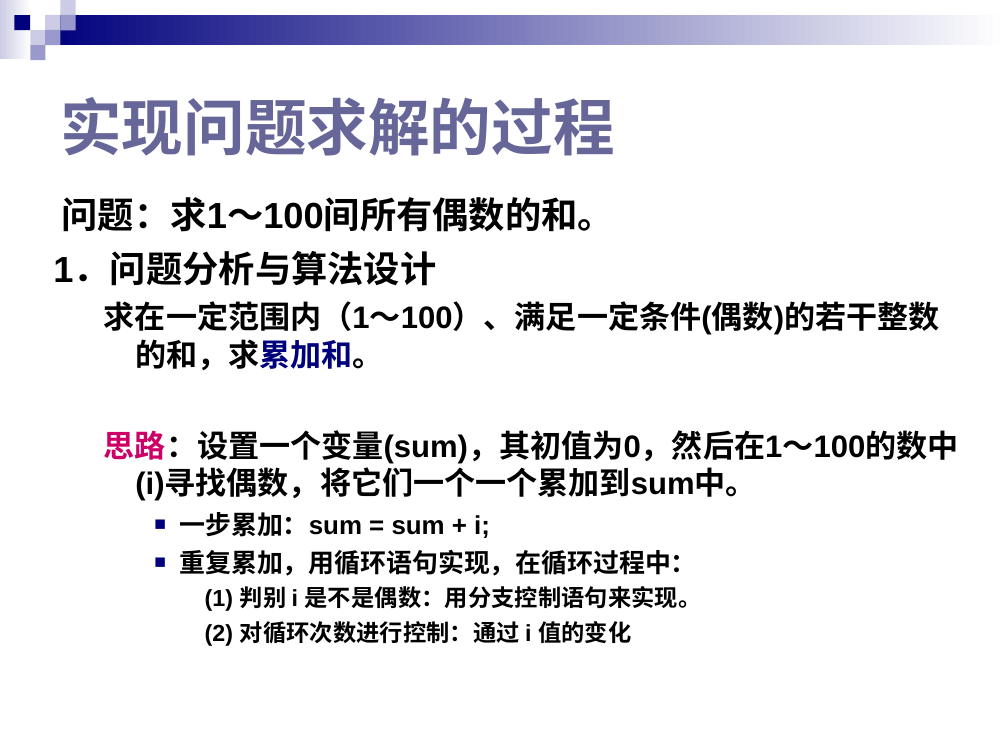
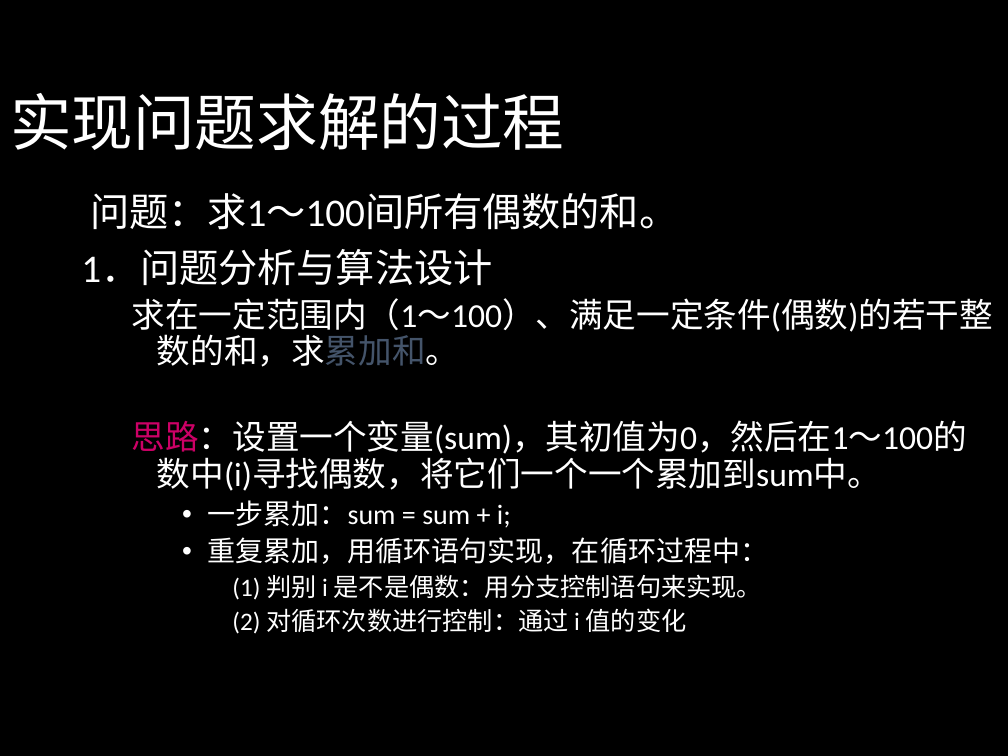
Before and after one commit to doubletao/ppt2img, a slide deck: slide 23 of PPT2Img/test.ppt. Drawn at 1008x756 pixels with LibreOffice and Linux fonts; fonts in the diff are those of the drawing. Boxes give left, top, right and bottom in pixels: in the first picture for what was removed or moved away, otherwise in the second. Text is boxed around its words. In the diff, an @@ line names an element or a change of style, - is before the commit and + after.

```diff
--- a/PPT2Img/test.ppt
+++ b/PPT2Img/test.ppt
@@ background #FFFFFF to #000000 @@
@@ title "实现问题求解的过程": place and size @@
-title "实现问题求解的过程" at [60,97,614,156]
+title "实现问题求解的过程" at [10,93,564,150]
@@ title "实现问题求解的过程" at [10,93,564,150]: font Arial to Calibri, text colour #666699 to #FFFFFF, bold off; line spacing 1 to 0.9 @@
@@ group removed at [0,0,1008,60]: 9 rectangles @@
@@ text "问题：求1～100间所有偶数的和。": place and size @@
-text "问题：求1～100间所有偶数的和。" at [53,197,959,646]
+text "问题：求1～100间所有偶数的和。" at [81,193,993,634]
@@ text "问题：求1～100间所有偶数的和。" at [81,193,993,634]: size 25.9 to 28 pt in "问题：求1～100间所有偶数的和。", "1．问题分析与算法设计"; font Arial to Calibri, text colour #000000 to #FFFFFF, bold off; size 22.2 to 24 pt in "求在一定范围内（1～100）、满足一定条件(偶数)的若干整数的和，求累加和。", "思路：设置一个变量(sum)，其初值为0，然后在1～100的数中(i)寻找偶数，将它们一个一个累加到sum中。"; text colour #00007D to #44546A in "求在一定范围内（1～100）、满足一定条件(偶数)的若干整数的和，求累加和。"; size 18.5 to 20 pt in "一步累加：sum = sum + i;", "重复累加，用循环语句实现，在循环过程中："; size 16.6 to 18 pt in "(1) 判别 i 是不是偶数：用分支控制语句来实现。", "(2) 对循环次数进行控制：通过 i 值的变化"; indent changed; line spacing 1 to 0.9; more space between paragraphs; less space between paragraphs; bullet ■ to •; bullet colour #00007D to #FFFFFF @@
```
Also in this commit, not shown: 37 other slides changed, 1 other file.
